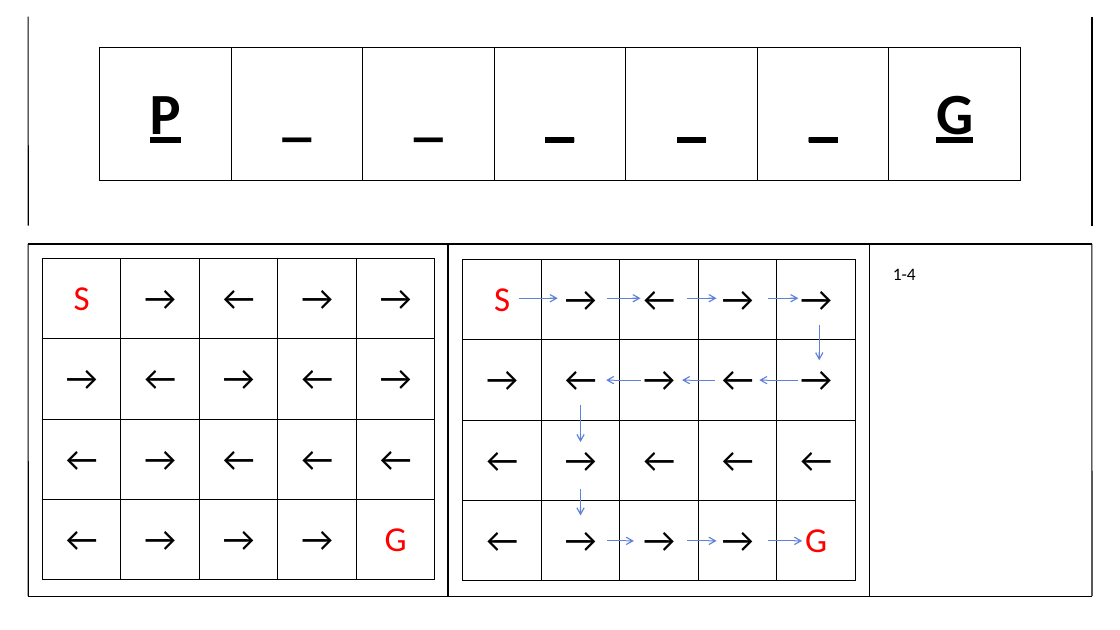
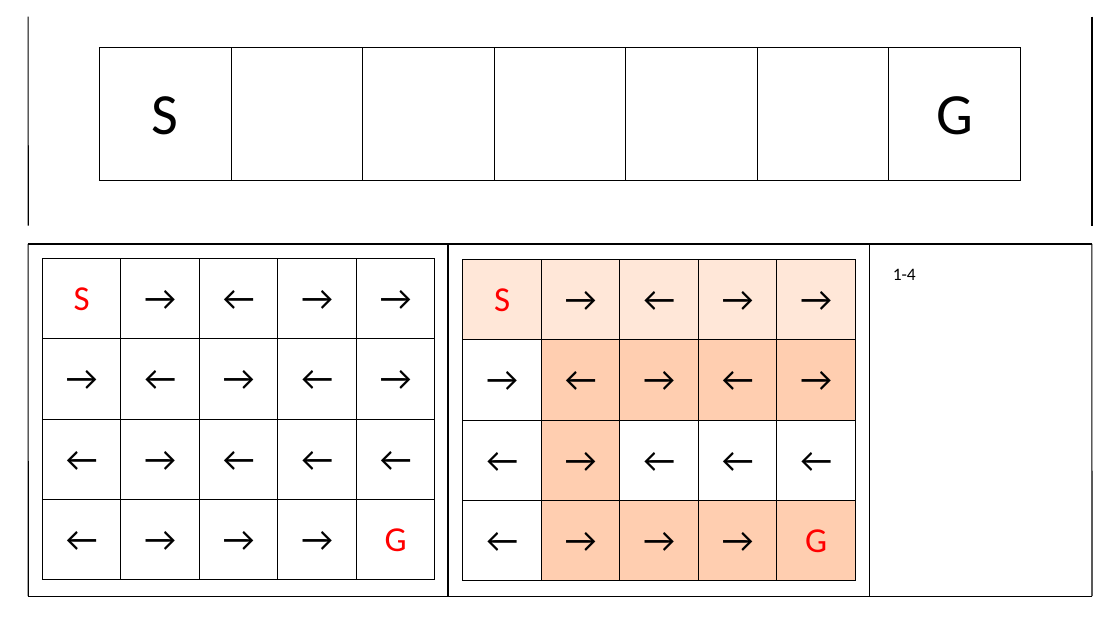
Before and after one commit to BSF0124/Brain-Control, a slide deck: slide 5 of etc/레벨디자인.pptx. Drawn at 1120x630 pixels with LibreOffice and Linux fonts; fonts in the diff are those of the drawing. Boxes give left, top, right and bottom in pixels: in the first picture for what was removed or moved away, otherwise in the second. Text is boxed around its words. In the diff, an @@ line names an element or a change of style, - is before the commit and + after.

```diff
--- a/etc/레벨디자인.pptx
+++ b/etc/레벨디자인.pptx
@@ table at (x1=99, y1=48, x2=1023, y2=181) @@
-row 1: P | _ | _ | _ | _ | _ | G
+row 1: S |  |  |  |  |  | G
@@ bold off, underline off in "G" @@
@@ table at (x1=463, y1=260, x2=858, y2=581) @@
@@ fill #FFFFFF to #FFE7D8 in row 1 @@
@@ fill #FFFFFF to #FFCEB0 in 9 cells @@
@@ arrow removed from (519, 298) to (558, 298) @@
@@ arrow removed from (607, 298) to (641, 298) @@
@@ arrow removed from (687, 298) to (717, 298) @@
@@ arrow removed from (768, 298) to (798, 298) @@
@@ arrow removed from (819, 325) to (819, 360) @@
@@ arrow removed from (641, 381) to (607, 381) @@
@@ arrow removed from (715, 381) to (682, 381) @@
@@ arrow removed from (798, 381) to (760, 381) @@
@@ arrow removed from (579, 392) to (579, 392) @@
@@ arrow removed from (581, 405) to (581, 442) @@
@@ arrow removed from (581, 489) to (581, 516) @@
@@ arrow removed from (607, 541) to (634, 541) @@
@@ arrow removed from (687, 541) to (717, 541) @@
@@ arrow removed from (768, 541) to (802, 541) @@
```
Also in this commit, not shown: 17 other slides changed.
